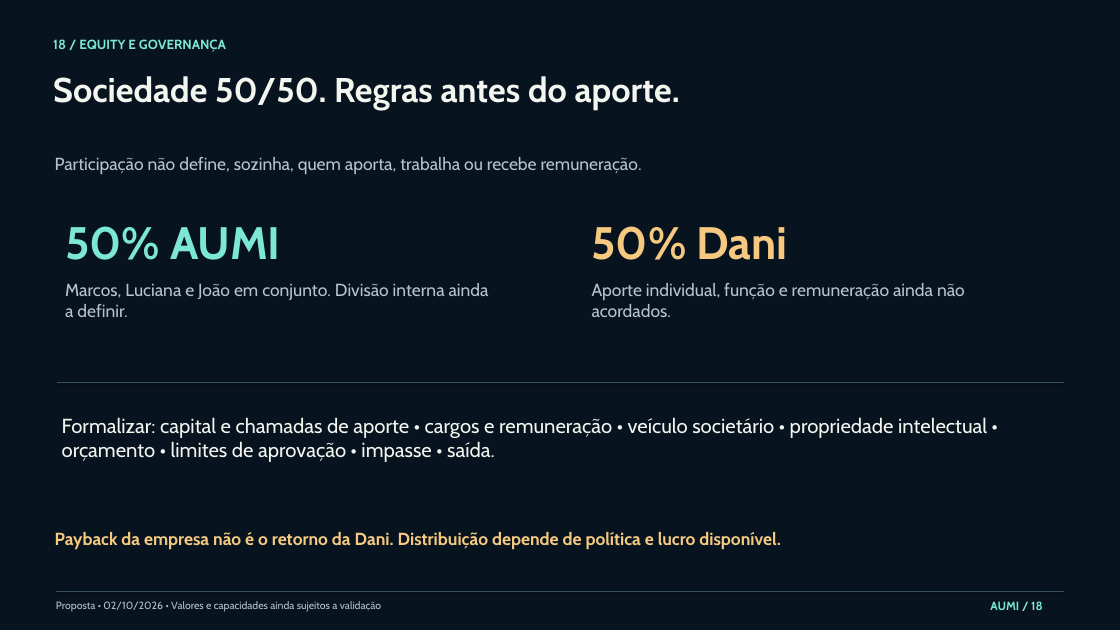
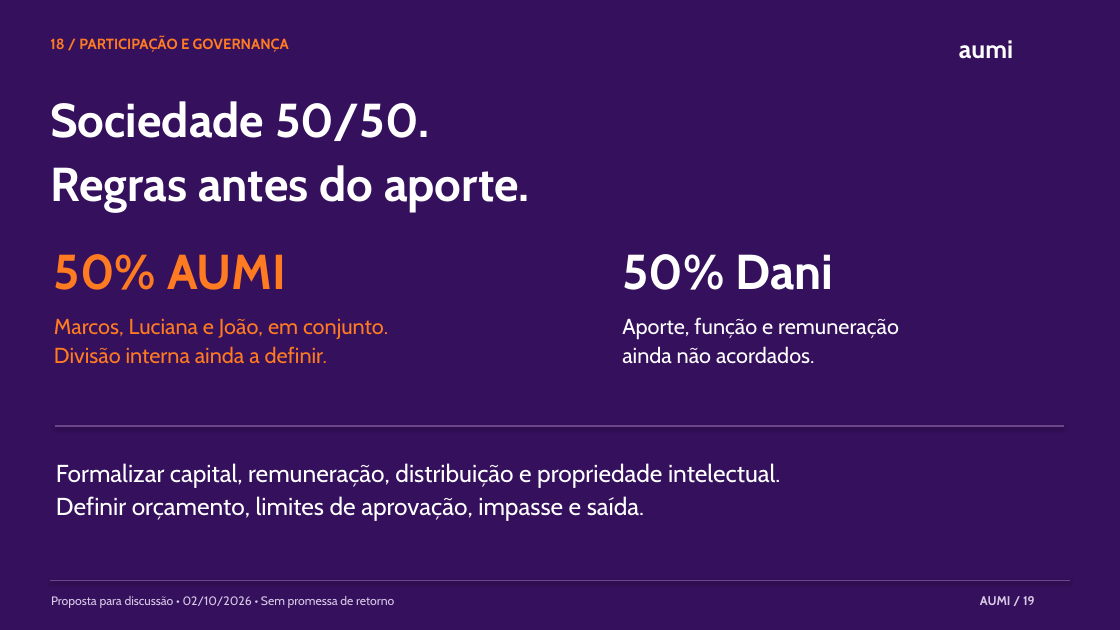
Before and after one commit to juboyy/topologic-business-plan, a slide deck: slide 19 of pitch-deck.pptx (slide 18 before the commit). Drawn at 1120x630 pixels with LibreOffice and Linux fonts; fonts in the diff are those of the drawing. Boxes give left, top, right and bottom in pixels: in the first picture for what was removed or moved away, otherwise in the second. Text is boxed around its words. In the diff, an @@ line names an element or a change of style, - is before the commit and + after.

Commit message:
Redesign Dani pitch around AUMI production infrastructure

```diff
--- a/pitch-deck.pptx
+++ b/pitch-deck.pptx
@@ background #07131F to #35105C @@
@@ text at (50, 38, 289, 52): text changed; size 11.4 to 12.6 pt; text colour #7CE7D4 to #FF7B22 @@
-18 / EQUITY E GOVERNANÇA
+18 / PARTICIPAÇÃO E GOVERNANÇA
@@ text added at (959, 40, 1013, 59), 21.6 pt, text #FFFFFF, bold @@
+aumi
@@ text at (50, 101, 530, 213): text changed; size 29.4 to 40.8 pt; text colour #F3F5EF to #FFFFFF @@
-Sociedade 50/50. Regras antes do aporte.
+Sociedade 50/50.
+Regras antes do aporte.
@@ text removed at (55, 157, 642, 174) @@
-Participação não define, sozinha, quem aporta, trabalha ou recebe remuneração.
@@ text "50% AUMI": place and size @@
-text "50% AUMI" at (65, 226, 280, 260)
+text "50% AUMI" at (54, 254, 286, 290)
@@ text "50% AUMI" at (54, 254, 286, 290): size 39 to 42 pt, text colour #7CE7D4 to #FF7B22; line spacing 1 to 1.12; less space between paragraphs @@
@@ text "50% Dani": place and size @@
-text "50% Dani" at (592, 226, 788, 260)
+text "50% Dani" at (622, 254, 834, 290)
@@ text "50% Dani" at (622, 254, 834, 290): size 39 to 42 pt, text colour #F5CA80 to #FFFFFF; line spacing 1 to 1.12; less space between paragraphs @@
@@ text at (54, 319, 388, 364): text changed; size 15 to 18.6 pt; text colour #B4C5CD to #FF7B22 @@
-Marcos, Luciana e João em conjunto. Divisão interna ainda a definir.
+Marcos, Luciana e João, em conjunto.
+Divisão interna ainda a definir.
@@ text at (622, 317, 899, 364): text changed; size 15 to 18.6 pt; text colour #B4C5CD to #FFFFFF @@
-Aporte individual, função e remuneração ainda não acordados.
+Aporte, função e remuneração
+ainda não acordados.
@@ line moved from (57, 382) - (1065, 382) to (55, 427) - (1065, 427) @@
@@ line (55, 427) - (1065, 427): stroke #365160 1.2 pt to #6C458B 1.8 pt @@
@@ text at (56, 463, 780, 521): text changed; size 17.4 to 21 pt; text colour #F3F5EF to #FFFFFF @@
-Formalizar: capital e chamadas de aporte • cargos e remuneração • veículo societário • propriedade intelectual • orçamento • limites de aprovação • impasse • saída.
+Formalizar capital, remuneração, distribuição e propriedade intelectual.
+Definir orçamento, limites de aprovação, impasse e saída.
@@ text removed at (55, 532, 780, 550) @@
-Payback da empresa não é o retorno da Dani. Distribuição depende de política e lucro disponível.
@@ line moved from (56, 592) - (1065, 592) to (50, 581) - (1070, 581) @@
@@ line (50, 581) - (1070, 581): stroke #365160 0.6 pt to #6C458B 0.6 pt @@
@@ text at (51, 596, 394, 608): text changed; size 9 to 10.5 pt; text colour #B4C5CD to #D8C9E7 @@
-Proposta • 02/10/2026 • Valores e capacidades ainda sujeitos a validação
+Proposta para discussão • 02/10/2026 • Sem promessa de retorno
@@ text at (980, 596, 1035, 605): text changed; size 10.2 to 10.8 pt; text colour #7CE7D4 to #D8C9E7 @@
-AUMI / 18
+AUMI / 19
```
Also in this commit, not shown: 1 other slide changed, 37 slides added, 29 slides removed, 10 other files.
